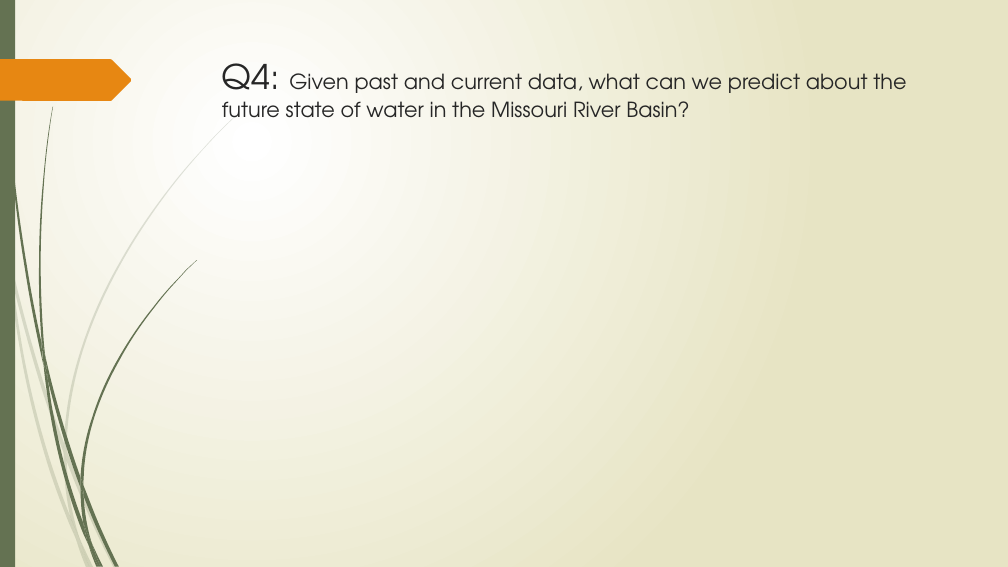
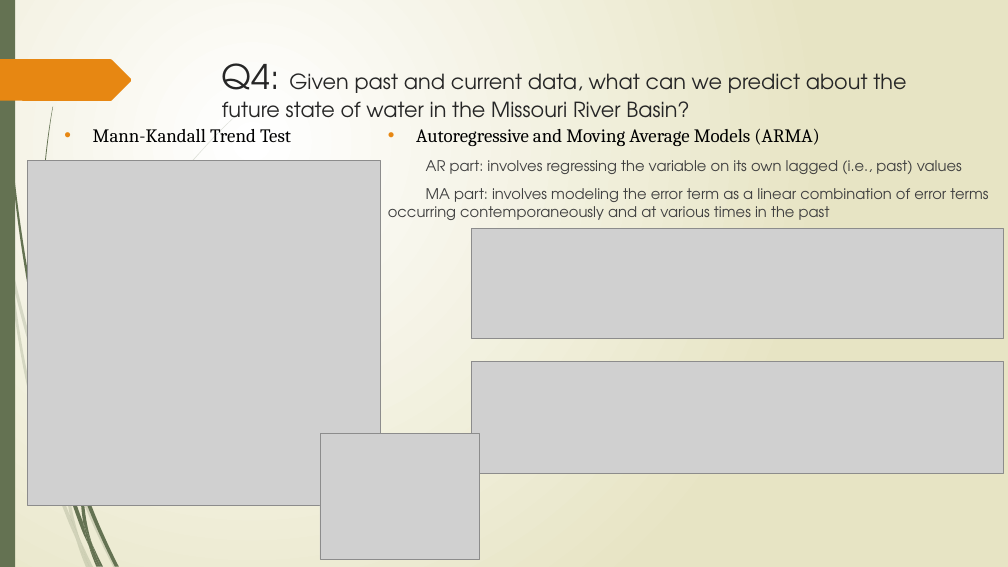
Before and after one commit to forkhala/Hydrologic_Data_Analysis_Final_Proj, a slide deck: slide 10 of TeamDocs/Examining the Hydrologic Properties of the Missouri River.pptx. Drawn at 1008x567 pixels with LibreOffice and Linux fonts; fonts in the diff are those of the drawing; grey boxes stand for pictures. Boxes give left, top, right and bottom in pixels: in the first picture for what was removed or moved away, otherwise in the second. Text is boxed around its words. In the diff, an @@ line names an element or a change of style, - is before the commit and + after.

Commit message:
Finish my part in PPT

```diff
--- a/TeamDocs/Examining the Hydrologic Properties of the Missouri River.pptx
+++ b/TeamDocs/Examining the Hydrologic Properties of the Missouri River.pptx
@@ text added at [93, 129, 291, 142], 18 pt, text #000000 @@
+• Mann-Kandall Trend Test
@@ text added at [388, 129, 988, 220], 14 pt, text #404040 @@
+• Autoregressive and Moving Average Models (ARMA)
+AR part: involves regressing the variable on its own lagged (i.e., past) values
+MA part: involves modeling the error term as a linear combination of error terms occurring contemporaneously and at various times in the past
@@ picture added at [27, 160, 380, 505] @@
@@ picture added at [472, 229, 1004, 339] @@
@@ picture added at [472, 361, 1004, 474] @@
@@ freeform shape removed at [64, 443, 67, 461] @@
@@ picture added at [320, 433, 479, 560] @@
@@ group removed at [42, 260, 197, 496]: 4 freeform shapes @@
```
Also in this commit, not shown: 1 slide added, 1 slide removed.
